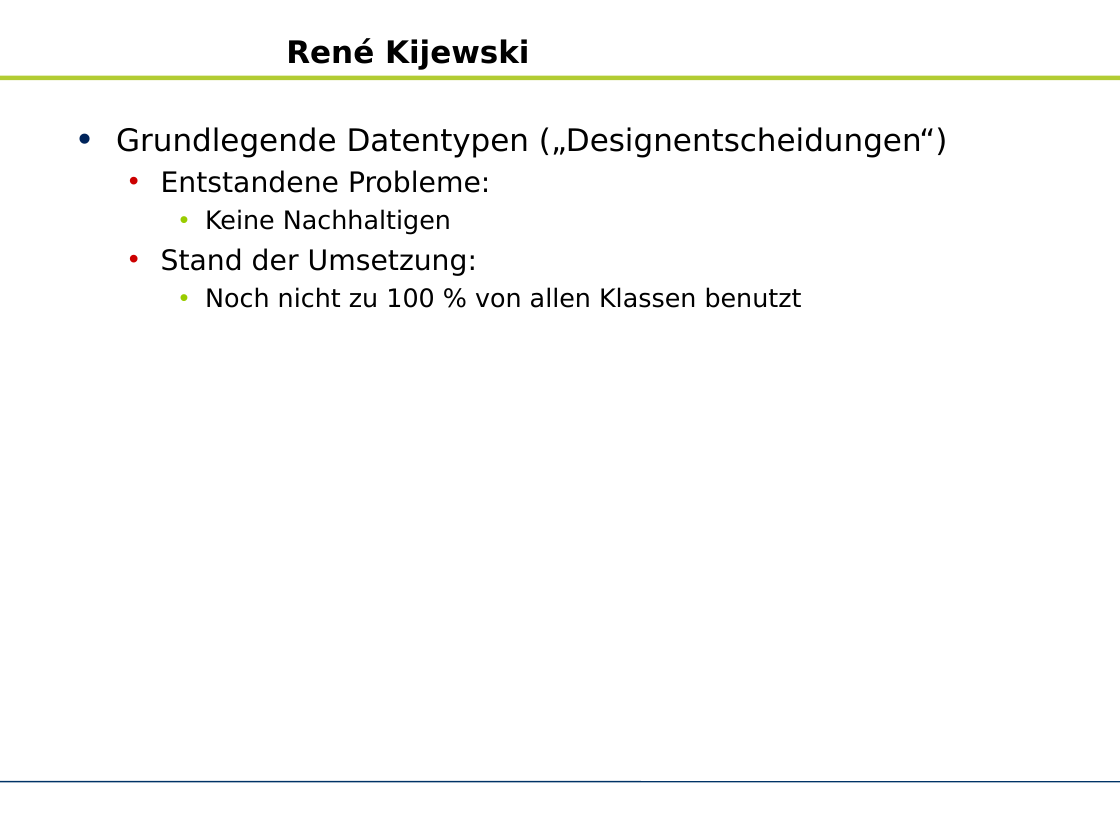
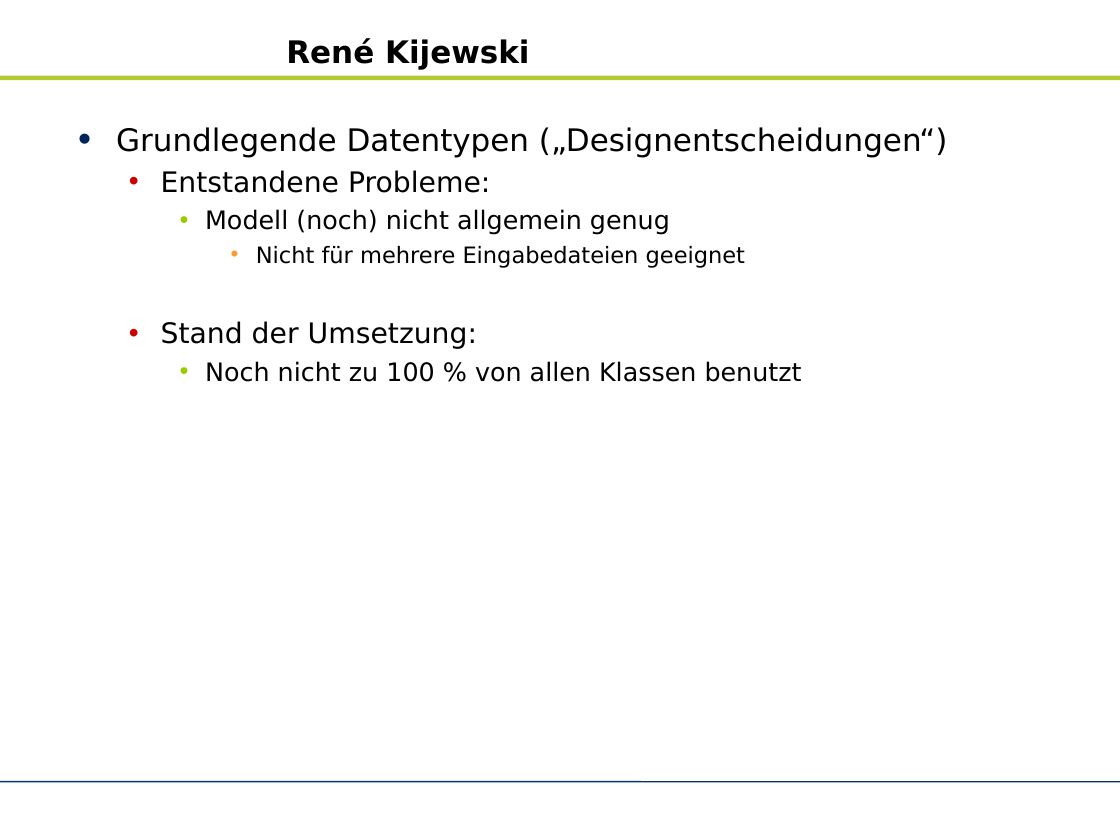
Before and after one commit to zhongxinhua/sose10-swp-uebersetzerbau, a slide deck: slide 13 of trunk/dokumentation/rk-kundenpraesentation.odp (slide 11 before the commit). Drawn at 1120x840 pixels with LibreOffice and Linux fonts; fonts in the diff are those of the drawing; background and template pictures are left out. Boxes give left, top, right and bottom in pixels: in the first picture for what was removed or moved away, otherwise in the second. Text is boxed around its words. In the diff, an @@ line names an element or a change of style, - is before the commit and + after.

```diff
--- a/trunk/dokumentation/rk-kundenpraesentation.odp
+++ b/trunk/dokumentation/rk-kundenpraesentation.odp
@@ text at box(205, 209, 745, 268): text changed; size 18 to 16 pt @@
-    • Keine Nachhaltigen
+    • Modell (noch) nicht allgemein genug
+      • Nicht für mehrere Eingabedateien geeignet
```
Also in this commit, not shown: 10 other slides changed, 5 slides added, 4 slides removed.
